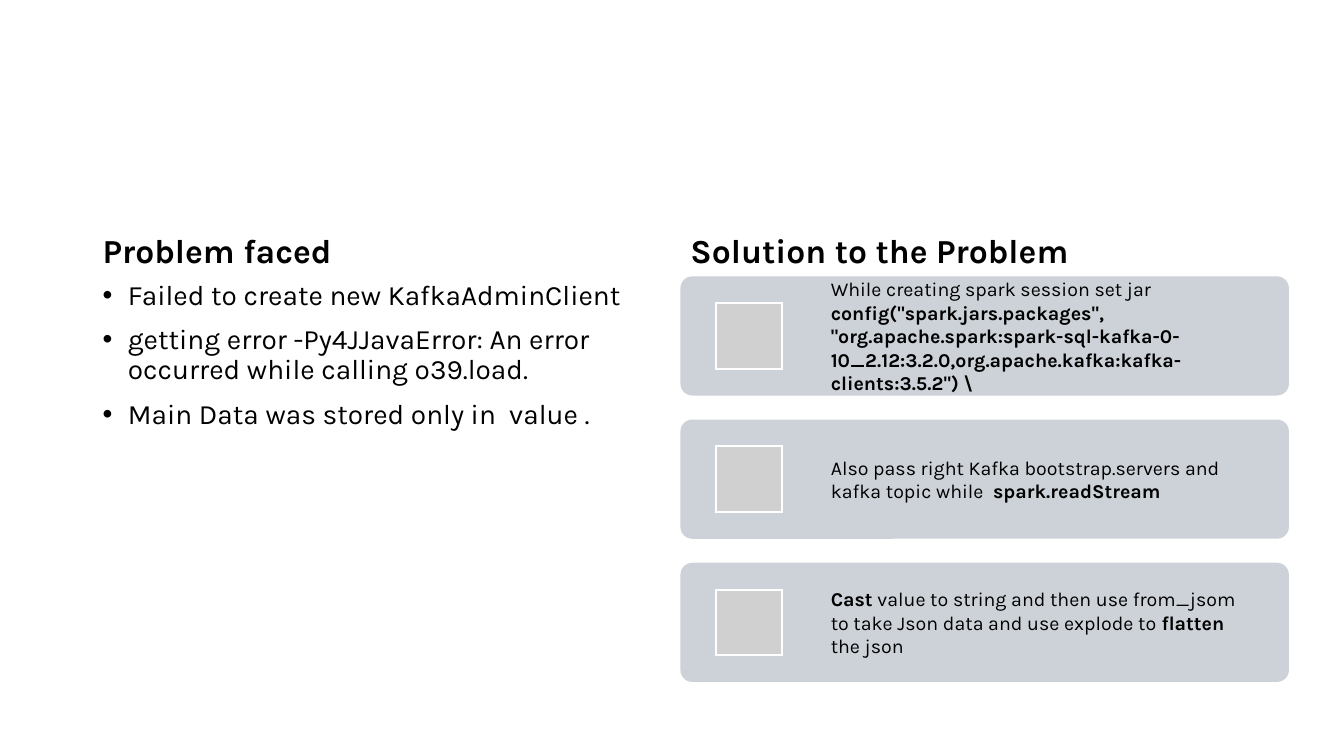
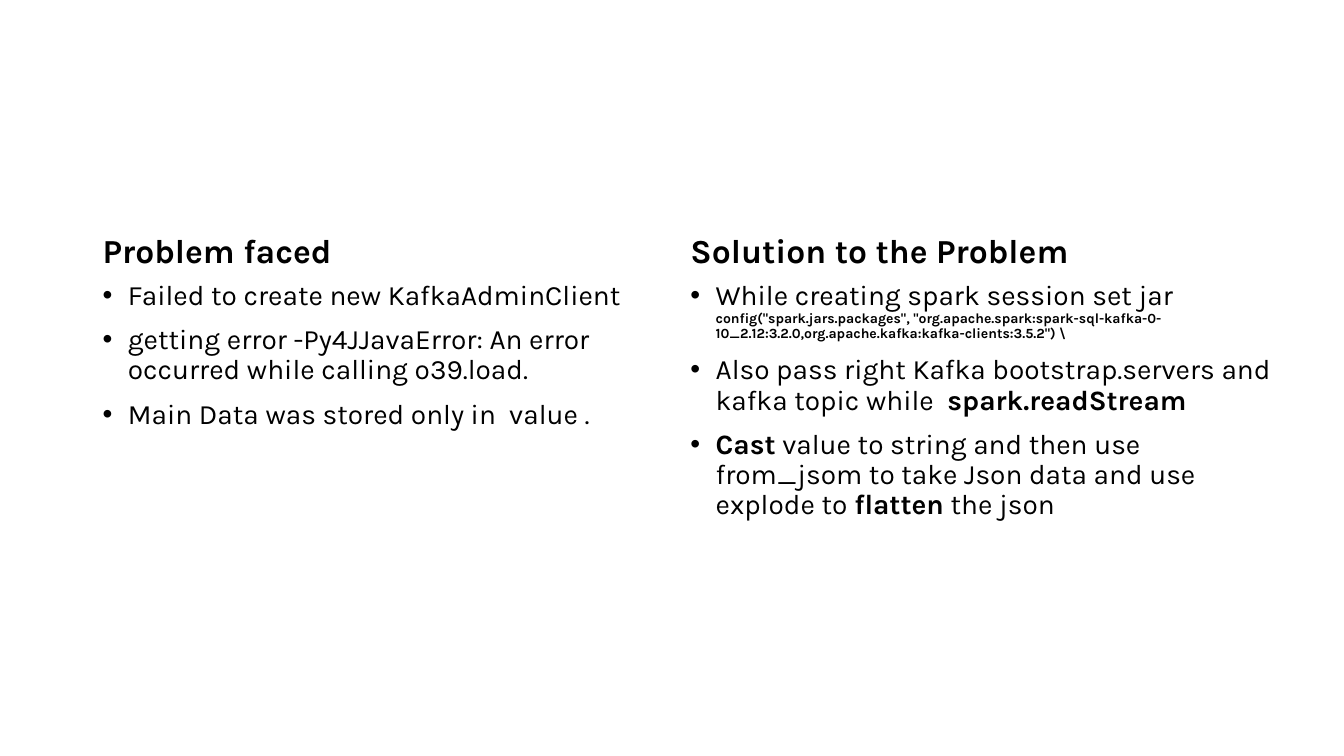
Before and after one commit to cksinghnet/Weather-Based-Grid-Optimization, a slide deck: slide 9 of DataEnggFinalProjectPPT.pptx (slide 10 before the commit). Drawn at 1344x756 pixels with LibreOffice and Linux fonts; fonts in the diff are those of the drawing; grey boxes stand for pictures. Boxes give left, top, right and bottom in pixels: in the first picture for what was removed or moved away, otherwise in the second. Text is boxed around its words. In the diff, an @@ line names an element or a change of style, - is before the commit and + after.

```diff
--- a/DataEnggFinalProjectPPT.pptx
+++ b/DataEnggFinalProjectPPT.pptx
@@ text added at (716, 285, 1271, 521), 20 pt, text #000000 @@
+• While creating spark session set jar config("spark.jars.packages", "org.apache.spark:spark-sql-kafka-0-10_2.12:3.2.0,org.apache.kafka:kafka-clients:3.5.2") \
+• Also pass right Kafka bootstrap.servers and kafka topic while spark.readStream
+• Cast value to string and then use from_jsom to take Json data and use explode to flatten the json
@@ group removed at (681, 276, 1290, 682): 3 rounded rectangles, 3 pictures, 3 texts @@
-While creating spark session set jar config("spark.jars.packages", "org.apache.spark:spark-sql-kafka-0-10_2.12:3.2.0,org.apache.kafka:kafka-clients:3.5.2") \
-Also pass right Kafka bootstrap.servers and kafka topic while spark.readStream
-Cast value to string and then use from_jsom to take Json data and use explode to flatten the json
```
Also in this commit, not shown: 2 other slides changed, 2 slides added, 3 slides removed.
